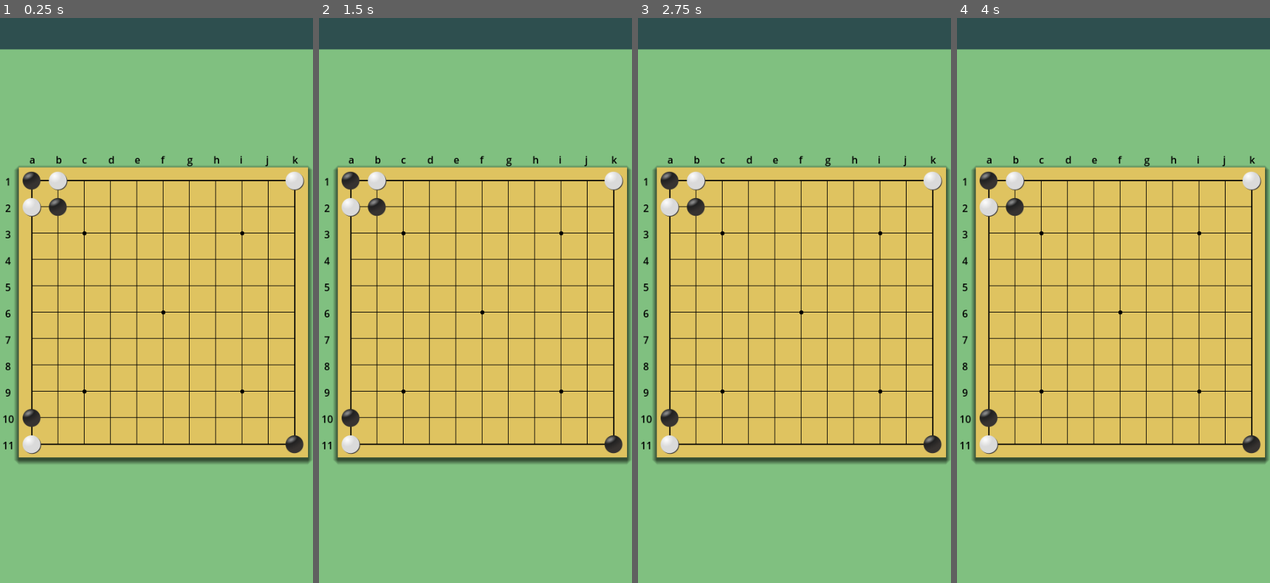
Above: before the commit, frames 1-4 (left to right).
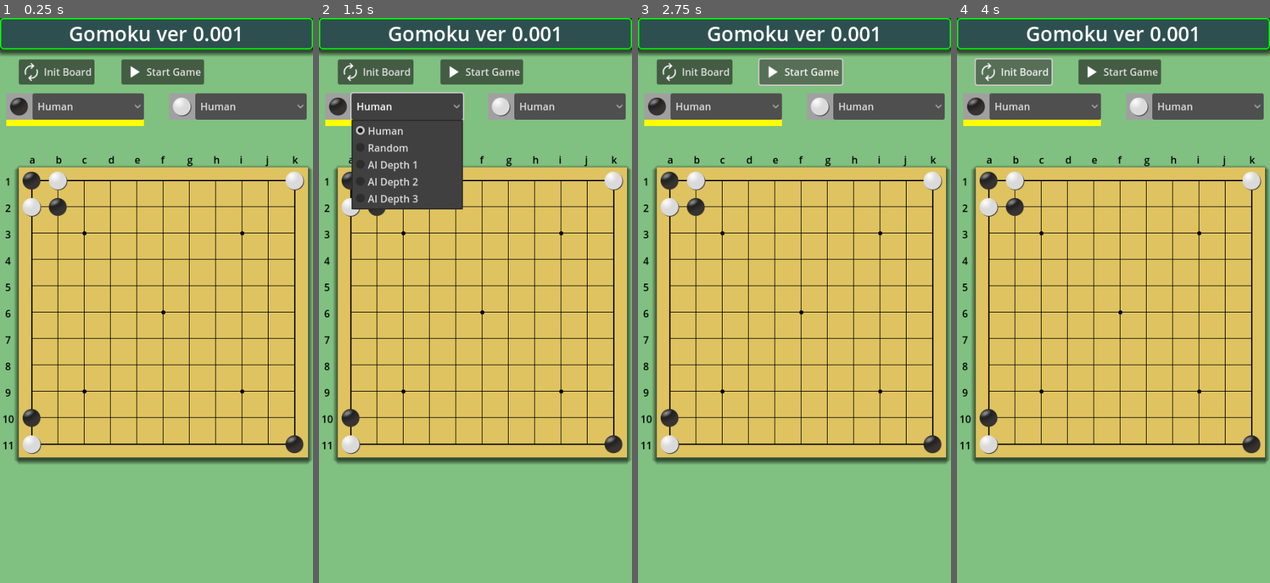
Above: after the commit, the same moments.

Repository: vivisuke/Gomoku
Game: Godot game, scene res://main_scene.tscn
The game is run twice, just before and just after one commit, with the same random seed, the same clock (stepped at 60 frames per second) and the same inputs.
Inputs (mouse positions are in pixels of both pictures, inside the frame that each line leads up to):
- Up to frame 1 (0.25 s): no input
- Up to frame 2 (1.5 s): click (375, 74) at 0.5 s, where only the run after the commit has a clickable "Init Board"; click (406, 108) at 1.25 s, where only the run after the commit has a clickable "Human"
- Up to frame 3 (2.75 s): click (800, 74) at 2 s, where only the run after the commit has a clickable "Start Game"
- Up to frame 4 (4 s): click (1119, 74) at 2.75 s, where only the run after the commit has a clickable "Start Game"; click (1013, 74) at 3.5 s, where only the run after the commit has a clickable "Init Board"

The runs differ from the first frame. In frame 1, 9.4% of the frame differs, in the area x 0-100%, y 0-20%; in frame 2, 15%, in the area x 0-100%, y 0-34%; in frame 3, 9.5%; in frame 4, 9.5%.

Commit message:
0011 ◎ C 09/01 09/02 0.001│ToDo│「Start Game」「Init Game」ボタン設置 0012 ◎ C 09/01 09/02 0.001│ToDo│黒白プレイヤー選択オプションボタン設置

Diff:
--- a/Gomoku/main_scene.tscn
+++ b/Gomoku/main_scene.tscn
@@ -1,7 +1,10 @@
-[gd_scene load_steps=7 format=3 uid="uid://ditiwje3j3fsh"]
+[gd_scene load_steps=10 format=3 uid="uid://ditiwje3j3fsh"]
 
+[ext_resource type="Script" path="res://scripts/TitleBar.gd" id="1_3jkov"]
 [ext_resource type="Script" path="res://scripts/Board.gd" id="1_bcx5t"]
+[ext_resource type="Texture2D" uid="uid://bmkivh14ecwf1" path="res://images/autorenew_white_32.png" id="2_1eau2"]
 [ext_resource type="Texture2D" uid="uid://c2suld26k1ali" path="res://images/black_42.png" id="2_155xe"]
+[ext_resource type="Texture2D" uid="uid://buv5opysoy8ff" path="res://images/play_arrow_white_32.png" id="3_g71hd"]
 [ext_resource type="Texture2D" uid="uid://27onerr514r4" path="res://images/white_42.png" id="3_irbk1"]
 
 [sub_resource type="TileSetAtlasSource" id="TileSetAtlasSource_uidoy"]
@@ -30,6 +33,34 @@
 offset_right = 500.0
 offset_bottom = 50.0
 color = Color(0.180392, 0.309804, 0.309804, 1)
+script = ExtResource("1_3jkov")
+
+[node name="Title" type="Label" parent="TitleBar"]
+layout_mode = 0
+offset_right = 500.0
+offset_bottom = 50.0
+theme_override_colors/font_color = Color(1, 1, 1, 1)
+theme_override_font_sizes/font_size = 32
+text = "Gomoku ver 0.001"
+horizontal_alignment = 1
+vertical_alignment = 1
+
+[node name="InitButton" type="Button" parent="."]
+offset_left = 30.0
+offset_top = 66.0
+offset_right = 149.0
+offset_bottom = 106.0
+text = "Init Board"
+icon = ExtResource("2_1eau2")
+
+[node name="StartStopButton" type="Button" parent="."]
+offset_left = 194.0
+offset_top = 66.0
+offset_right = 324.0
+offset_bottom = 106.0
+text = "Start Game
+"
+icon = ExtResource("3_g71hd")
 
 [node name="Board" type="ColorRect" parent="."]
 offset_left = 30.0
@@ -43,3 +74,78 @@
 tile_set = SubResource("TileSet_bfes6")
 format = 2
 layer_0/tile_data = PackedInt32Array(0, 0, 0, 65536, 1, 0, 1, 1, 0, 65537, 0, 0, 655360, 1, 0, 589824, 0, 0, 655370, 0, 0, 10, 1, 0)
+
+[node name="BlackPlayer" type="ColorRect" parent="."]
+offset_left = 10.0
+offset_top = 120.0
+offset_right = 230.0
+offset_bottom = 162.0
+color = Color(0.627451, 0.627451, 0.627451, 1)
+
+[node name="TextureRect" type="TextureRect" parent="BlackPlayer"]
+layout_mode = 0
+offset_right = 40.0
+offset_bottom = 40.0
+texture = ExtResource("2_155xe")
+
+[node name="OptionButton" type="OptionButton" parent="BlackPlayer"]
+layout_mode = 0
+offset_left = 42.0
+offset_right = 220.0
+offset_bottom = 42.0
+item_count = 5
+selected = 0
+popup/item_0/text = "Human"
+popup/item_0/id = 0
+popup/item_1/text = "Random"
+popup/item_1/id = 1
+popup/item_2/text = "AI Depth 1"
+popup/item_2/id = 2
+popup/item_3/text = "AI Depth 2"
+popup/item_3/id = 3
+popup/item_4/text = "AI Depth 3"
+popup/item_4/id = 4
+
+[node name="Underline" type="ColorRect" parent="BlackPlayer"]
+layout_mode = 0
+offset_top = 42.0
+offset_right = 220.0
+offset_bottom = 52.0
+color = Color(1, 1, 0, 1)
+
+[node name="WhitePlayer" type="ColorRect" parent="."]
+offset_left = 270.0
+offset_top = 120.0
+offset_right = 490.0
+offset_bottom = 162.0
+color = Color(0.627451, 0.627451, 0.627451, 1)
+
+[node name="TextureRect" type="TextureRect" parent="WhitePlayer"]
+layout_mode = 0
+offset_right = 40.0
+offset_bottom = 40.0
+texture = ExtResource("3_irbk1")
+
+[node name="OptionButton" type="OptionButton" parent="WhitePlayer"]
+offset_left = 42.0
+offset_right = 220.0
+offset_bottom = 42.0
+item_count = 5
+selected = 0
+popup/item_0/text = "Human"
+popup/item_0/id = 0
+popup/item_1/text = "Random"
+popup/item_1/id = 1
+popup/item_2/text = "AI Depth 1"
+popup/item_2/id = 2
+popup/item_3/text = "AI Depth 2"
+popup/item_3/id = 3
+popup/item_4/text = "AI Depth 3"
+popup/item_4/id = 4
+
+[node name="Underline" type="ColorRect" parent="WhitePlayer"]
+visible = false
+offset_top = 42.0
+offset_right = 220.0
+offset_bottom = 52.0
+color = Color(1, 1, 0, 1)
--- /dev/null
+++ b/Gomoku/scripts/TitleBar.gd
@@ -0,0 +1,19 @@
+extends ColorRect
+
+const RADIUS = 5
+
+func _draw():
+	var style_box = StyleBoxFlat.new()      # 影、ボーダなどを描画するための矩形スタイルオブジェクト
+	style_box.bg_color = color   # 矩形背景色
+	style_box.border_color = Color.GREEN
+	style_box.set_border_width_all(2)
+	style_box.set_corner_radius_all(RADIUS)
+	style_box.shadow_offset = Vector2(0, 4)     # 影オフセット
+	style_box.shadow_size = 8                   # 影（ぼかし）サイズ
+	draw_style_box(style_box, Rect2(Vector2(0, 0), self.size))      # style_box に設定した矩形を描画
+
+func _ready():
+	pass # Replace with function body.
+
+func _process(delta):
+	pass
Binary file added: Gomoku/images/autorenew_white_32.png
Not shown, added: Gomoku/images/autorenew_white_32.png.import
Binary file added: Gomoku/images/play_arrow_white_32.png
Not shown, added: Gomoku/images/play_arrow_white_32.png.import
Not shown, added: Gomoku.spr
